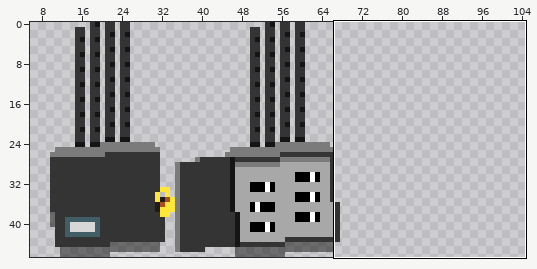
Sprite sheet: popochiu/Rooms/EngineRoom/Props/FuseBox/fuse_box.png. Above, an overview of the earlier version with the close-up marked.
Close-up. Before:
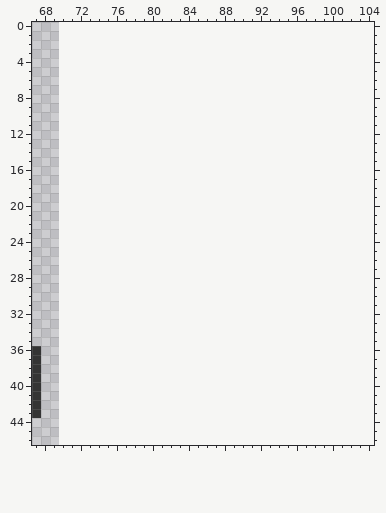
The file is 70x47 pixels. Shown: x 67..104, y 0..46. The old version is drawn lined up with the new one, on the new canvas. The wide view leaves out empty margins.
Now the later version:
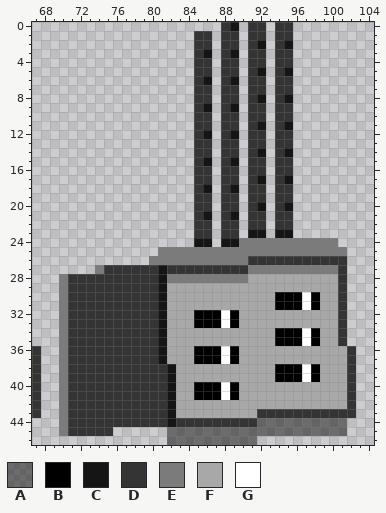
Palette (. is transparent): A #00000079  B #000000  C #151515  D #343434  E #7b7b7b  F #a8a8a8  G #ffffff
The edit:
canvas 70x47 -> 105x47
The author put colour A in row 44 at x 92 to 101; in row 45 at x 82 to 101; in row 46 at x 82 to 91.
The author put colour B in rows 30 to 31 at x 94 to 96 and 98; in rows 32 to 33 at x 85 to 87 and 89; in rows 34 to 35 at x 94 to 96 and 98; in rows 36 to 37 at x 85 to 87 and 89; in rows 38 to 39 at x 94 to 96 and 98; in rows 40 to 41 at x 85 to 87 and 89.
The author put colour C in row 0 at x 89; in row 2 at x 92 and 95; in row 3 at x 86 and 89; in row 5 at x 92 and 95; in row 6 at x 86 and 89; in row 8 at x 92 and 95.
The author put colour C in row 9 at x 86 and 89; in row 11 at x 92 and 95; in row 12 at x 86 and 89; in row 14 at x 92 and 95; in row 15 at x 86 and 89; in row 17 at x 92 and 95.
The author put colour C in row 18 at x 86 and 89; in row 20 at x 92 and 95; in row 21 at x 86 and 89; in row 23 at x 91 to 92 and 94 to 95; in row 24 at x 85 to 86 and 88 to 89; in rows 27 to 37 at x 81.
The author put colour C in rows 38 to 44 at x 82.
The author put colour D in row 0 at x 88, 91 to 92 and 94 to 95; in row 1 at x 85 to 86, 88 to 89, 91 to 92 and 94 to 95; in row 2 at x 85 to 86, 88 to 89, 91 and 94; in row 3 at x 85, 88, 91 to 92 and 94 to 95; in row 4 at x 85 to 86, 88 to 89, 91 to 92 and 94 to 95; in row 5 at x 85 to 86, 88 to 89, 91 and 94.
The author put colour D in row 6 at x 85, 88, 91 to 92 and 94 to 95; in row 7 at x 85 to 86, 88 to 89, 91 to 92 and 94 to 95; in row 8 at x 85 to 86, 88 to 89, 91 and 94; in row 9 at x 85, 88, 91 to 92 and 94 to 95; in row 10 at x 85 to 86, 88 to 89, 91 to 92 and 94 to 95; in row 11 at x 85 to 86, 88 to 89, 91 and 94.
The author put colour D in row 12 at x 85, 88, 91 to 92 and 94 to 95; in row 13 at x 85 to 86, 88 to 89, 91 to 92 and 94 to 95; in row 14 at x 85 to 86, 88 to 89, 91 and 94; in row 15 at x 85, 88, 91 to 92 and 94 to 95; in row 16 at x 85 to 86, 88 to 89, 91 to 92 and 94 to 95; in row 17 at x 85 to 86, 88 to 89, 91 and 94.
The author put colour D in row 18 at x 85, 88, 91 to 92 and 94 to 95; in row 19 at x 85 to 86, 88 to 89, 91 to 92 and 94 to 95; in row 20 at x 85 to 86, 88 to 89, 91 and 94; in row 21 at x 85, 88, 91 to 92 and 94 to 95; in row 22 at x 85 to 86, 88 to 89, 91 to 92 and 94 to 95; in row 23 at x 85 to 86 and 88 to 89.
The author put colour D in row 26 at x 91 to 101; in row 27 at x 75 to 80, 82 to 90 and 101; in rows 28 to 35 at x 71 to 80 and 101; in rows 36 to 37 at x 71 to 80 and 102; in rows 38 to 42 at x 71 to 81 and 102; in row 43 at x 71 to 81 and 92 to 102.
The author put colour D in row 44 at x 71 to 81 and 83 to 91; in row 45 at x 71 to 75.
The author put colour E in row 24 at x 90 to 100; in row 25 at x 81 to 101; in row 26 at x 80 to 90; in row 27 at x 74 and 91 to 100; in row 28 at x 70 and 82 to 90; in rows 29 to 45 at x 70.
The author put colour F in row 28 at x 91 to 100; in row 29 at x 82 to 100; in rows 30 to 31 at x 82 to 93 and 99 to 100; in rows 32 to 33 at x 82 to 84 and 90 to 100; in rows 34 to 35 at x 82 to 93 and 99 to 100; in rows 36 to 37 at x 82 to 84 and 90 to 101.
The author put colour F in rows 38 to 39 at x 83 to 93 and 99 to 101; in rows 40 to 41 at x 83 to 84 and 90 to 101; in row 42 at x 83 to 101; in row 43 at x 83 to 91.
The author put colour G in rows 30 to 31 at x 97; in rows 32 to 33 at x 88; in rows 34 to 35 at x 97; in rows 36 to 37 at x 88; in rows 38 to 39 at x 97; in rows 40 to 41 at x 88.
Changed places in both close-ups, as pixel boxes (x1, y1, x2, y2):
added: (59, 22, 356, 445)
